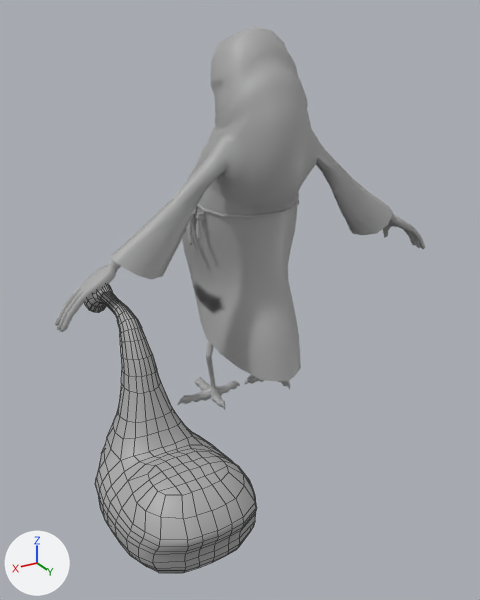
An edit to the FBX model Assets/Art/Characters/Mommotti/Animation/SK_MommottiV1.fbx, drawn before and after from the same camera.
One viewpoint serves both versions: a camera (50 mm lens) standing at (1.65, 2.68, 1.87) and looking at (0.25, 0.35, 0.71). Arrows for +X, +Y and +Z are at lower left; the lights stay in place. Mesh edges are drawn as thin lines on the coarser meshes. Where no turn or scale is listed for an object, it has been applied to the vertices.

Objects in the first picture: 'Mommotti', 'Mommotti_Sack_LocatorV2_other1:MommottiSack'.
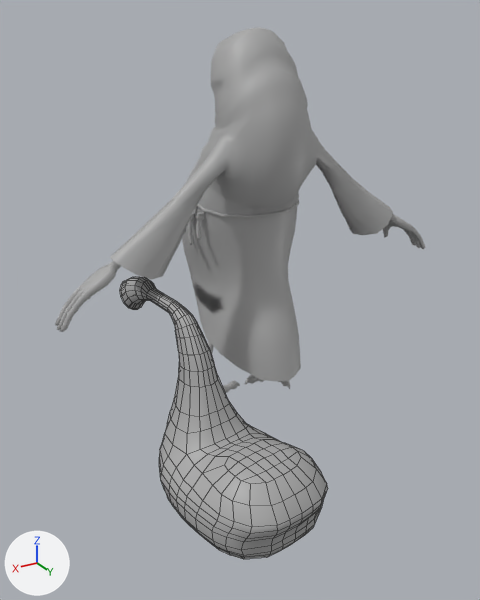
Location of each change, (x1, y1, x2, y2) in pixels of the pictures (480 x 600 px):
'Mommotti_Sack_LocatorV2_other1:MommottiSack', moved: before (84, 284, 257, 573); after (120, 277, 328, 559)

Patch to the scene script:
```diff
--- a/Assets/Art/Characters/Mommotti/Animation/SK_MommottiV1.fbx.py
+++ b/Assets/Art/Characters/Mommotti/Animation/SK_MommottiV1.fbx.py
@@ ob_mommotti_sack_locatorv2_other1_mommottisack @@
 ob_mommotti_sack_locatorv2_other1_mommottisack = bpy.data.objects.new('Mommotti_Sack_LocatorV2_other1:MommottiSack', me_mesh_001)
-ob_mommotti_sack_locatorv2_other1_mommottisack.parent = ob_mommotti_sack_locatorv2_other1_sack_locator1
+ob_mommotti_sack_locatorv2_other1_mommottisack.parent = ob_mommotti_controlsv2_oskar_mommotti_sack_locatorv2_other1_sack_locator1
 ob_mommotti_sack_locatorv2_other1_mommottisack.location = (0.0, 0.0, 0.0)
@@ ob_mommotti_controlsv2_oskar_mommotti_sack_locatorv2_other1_sack_locator1 @@
+ob_mommotti_controlsv2_oskar_mommotti_sack_locatorv2_other1_sack_locator1 = bpy.data.objects.new('Mommotti_ControlsV2_Oskar:Mommotti_Sack_LocatorV2_other1:Sack_Locator1', None)
+ob_mommotti_controlsv2_oskar_mommotti_sack_locatorv2_other1_sack_locator1.parent = ob_mommotti_controlsv2_oskar_mommotti_sack_locatorv2_other1_sack_group
+ob_mommotti_controlsv2_oskar_mommotti_sack_locatorv2_other1_sack_locator1.location = (0.0, 0.0, 0.0)
+ob_mommotti_controlsv2_oskar_mommotti_sack_locatorv2_other1_sack_locator1.rotation_euler = (0.0, 0.0, 0.842)  # degrees (0, 0, 48)
@@ ob_mommotti_controlsv2_oskar_mommotti_sack_locatorv2_other1_sack_group @@
+ob_mommotti_controlsv2_oskar_mommotti_sack_locatorv2_other1_sack_group = bpy.data.objects.new('Mommotti_ControlsV2_Oskar:Mommotti_Sack_LocatorV2_other1:Sack_Group', None)
+ob_mommotti_controlsv2_oskar_mommotti_sack_locatorv2_other1_sack_group.location = (0.581, 0.271, 0.748)
+ob_mommotti_controlsv2_oskar_mommotti_sack_locatorv2_other1_sack_group.rotation_euler = (1.533, 0.836, 0.12)  # degrees (88, 48, 6.9)
+ob_mommotti_controlsv2_oskar_mommotti_sack_locatorv2_other1_sack_group.scale = (0.01, 0.01, 0.01)
```
